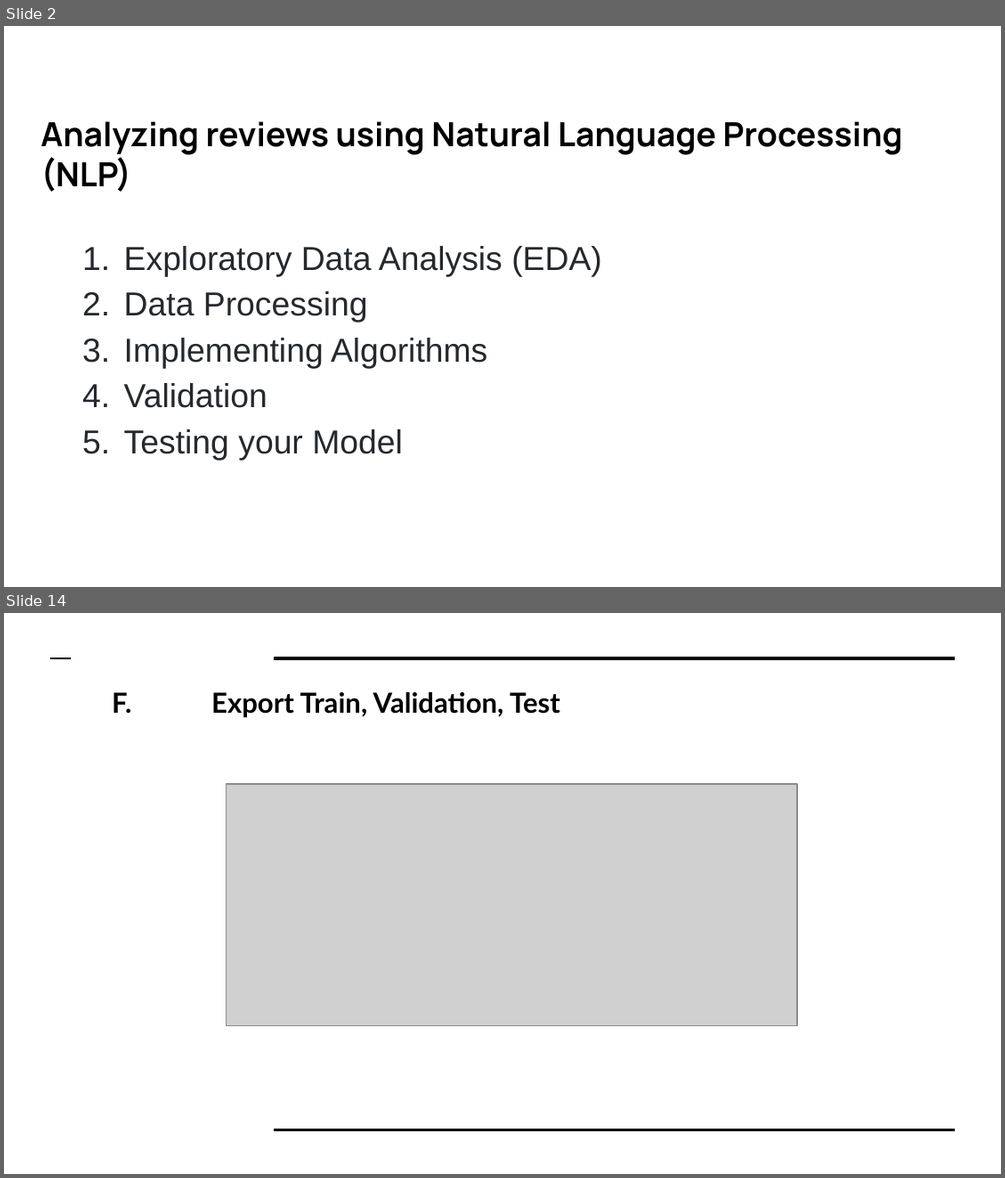
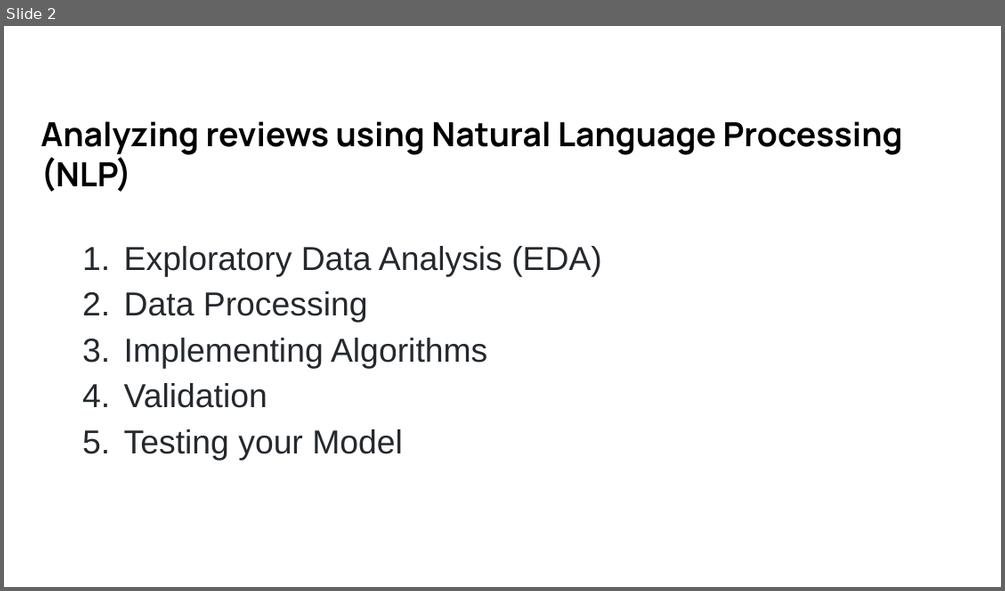
Before and after one commit to HoManLeung/Amazon-analysis, a slide deck: Final Project DS610.pptx. Shown one above the other, each under a label of ours: slides 2 and 14 before the commit, slide 2 after it; the slides between them are not shown. The pictures are 1005x1178 and 1005x591 pixels, drawn with LibreOffice and Linux fonts; fonts in the diff are those of the drawing; grey boxes stand for pictures. Boxes give left, top, right and bottom in pixels: in the first picture for what was removed or moved away, otherwise in the second. Text is boxed around its words. In the diff, an @@ line names an element or a change of style, - is before the commit and + after.

```diff
--- a/Final Project DS610.pptx
+++ b/Final Project DS610.pptx
@@ slide 14 removed at (4, 613, 1001, 1174), background #FFFFFF @@
@@ line removed from (51, 657) to (71, 657) @@
@@ line removed from (275, 657) to (955, 657) @@
@@ title removed at (112, 692, 560, 718) @@
-F. Export Train, Validation, Test
@@ picture removed at (226, 784, 798, 1026) @@
@@ line removed from (275, 1129) to (955, 1129) @@
```
Also in this commit, not shown: 6 slides changed, 7 slides added.
